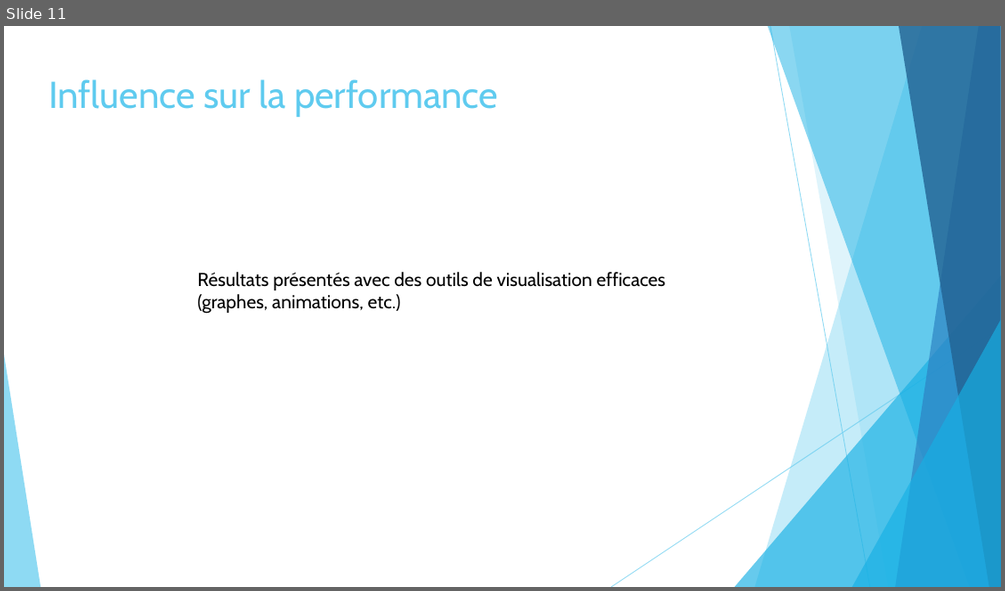
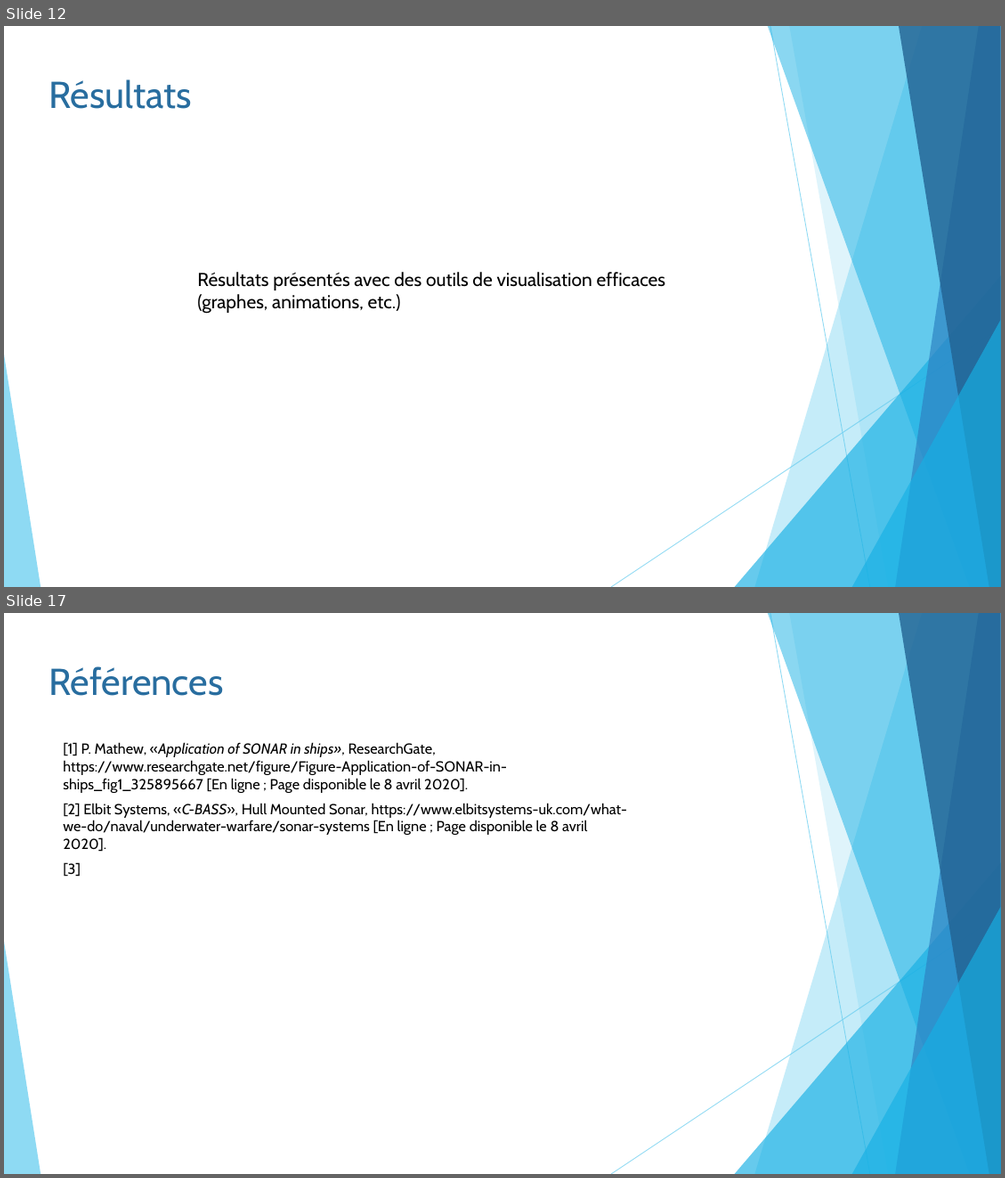
Before and after one commit to pierreluc-plt/ProjetSimulation, a slide deck: Oral/Présentation_Eq11.pptx. Shown one above the other, each under a label of ours: slide 11 before the commit, slides 12 and 17 after it; the slides between them are not shown. The pictures are 1005x591 and 1005x1178 pixels, drawn with LibreOffice and Linux fonts; fonts in the diff are those of the drawing. Boxes give left, top, right and bottom in pixels: in the first picture for what was removed or moved away, otherwise in the second. Text is boxed around its words. In the diff, an @@ line names an element or a change of style, - is before the commit and + after.

```diff
--- a/Oral/Présentation_Eq11.pptx
+++ b/Oral/Présentation_Eq11.pptx
@@ slide 17 added at [4,613,1001,1174], background #FFFFFF; not listed: 10 template elements that a slide beside it also shows @@
@@ text added at [48,666,224,696], 36 pt, text #286D9F @@
+Références
@@ text added at [63,742,627,876], 14 pt, text #000000 @@
+[1] P. Mathew, «Application of SONAR in ships», ResearchGate, https://www.researchgate.net/figure/Figure-Application-of-SONAR-in-ships_fig1_325895667 [En ligne ; Page disponible le 8 avril 2020].
+[2] Elbit Systems, «C-BASS», Hull Mounted Sonar, https://www.elbitsystems-uk.com/what-we-do/naval/underwater-warfare/sonar-systems [En ligne ; Page disponible le 8 avril 2020].
+[3]
@@ what was slide 11 is now slide 12 @@
@@ slide 12 changed as well @@
@@ text at [48,79,192,109]: text changed; text colour #5FCBEF to #286D9F @@
-Influence sur la performance
+Résultats
```
Also in this commit, not shown: 10 other slides changed, 5 other slides added.
